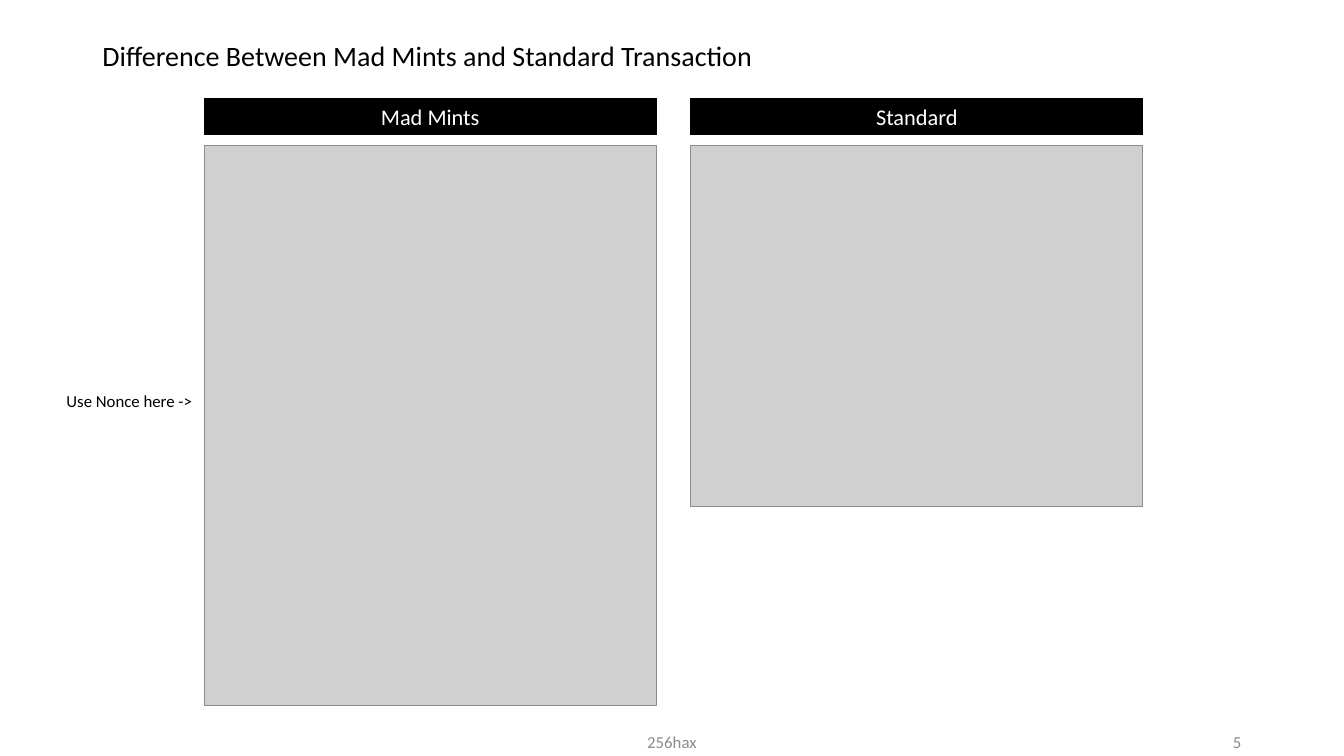
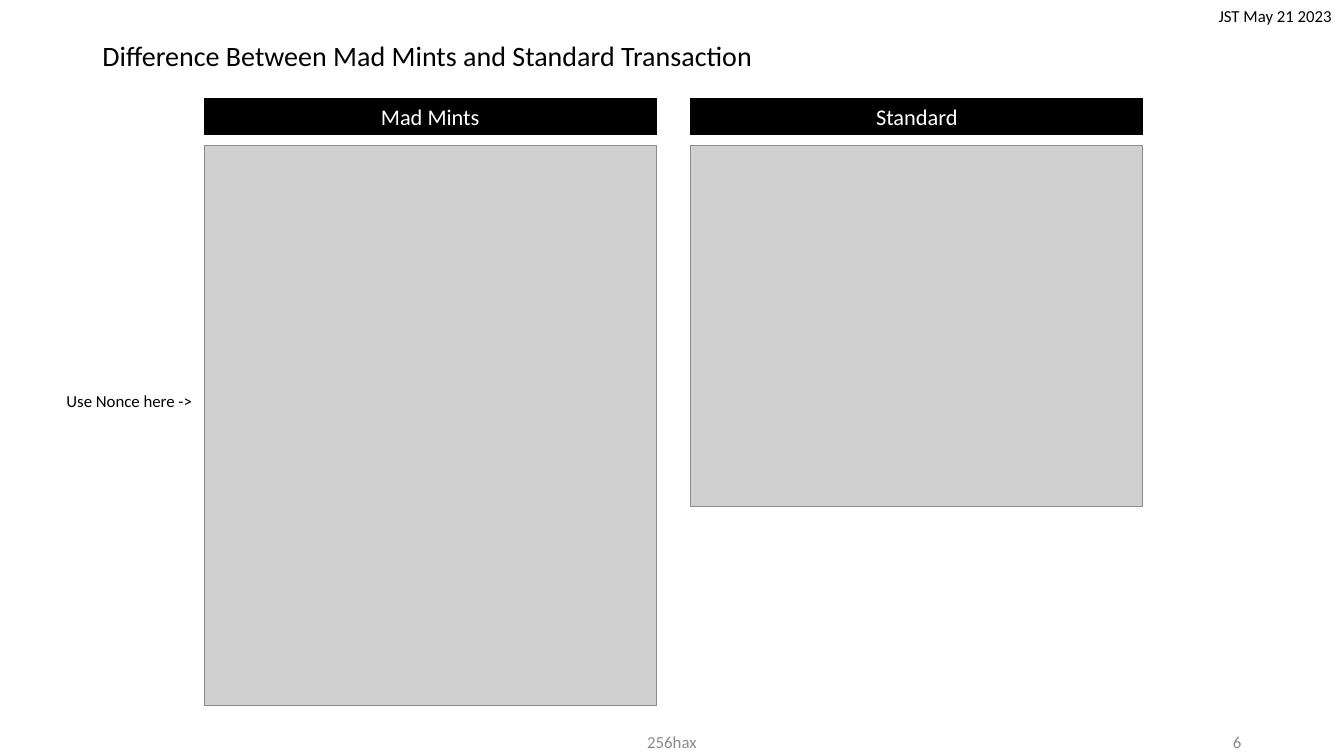
Before and after one commit to 256hax/mad-mints, a slide deck: slide 7 of docs/Mad-Mints.pptx (slide 6 before the commit). Drawn at 1344x756 pixels with LibreOffice and Linux fonts; fonts in the diff are those of the drawing; grey boxes stand for pictures; background and template pictures are left out. Boxes give left, top, right and bottom in pixels: in the first picture for what was removed or moved away, otherwise in the second. Text is boxed around its words. In the diff, an @@ line names an element or a change of style, - is before the commit and + after.

```diff
--- a/docs/Mad-Mints.pptx
+++ b/docs/Mad-Mints.pptx
@@ text added at [1219, 11, 1332, 25], 12 pt, text #000000 @@
+JST May 21 2023
@@ page number at [1233, 737, 1241, 748]: text changed @@
-5
+6
```
Also in this commit, not shown: 7 other slides changed, 1 slide added.
